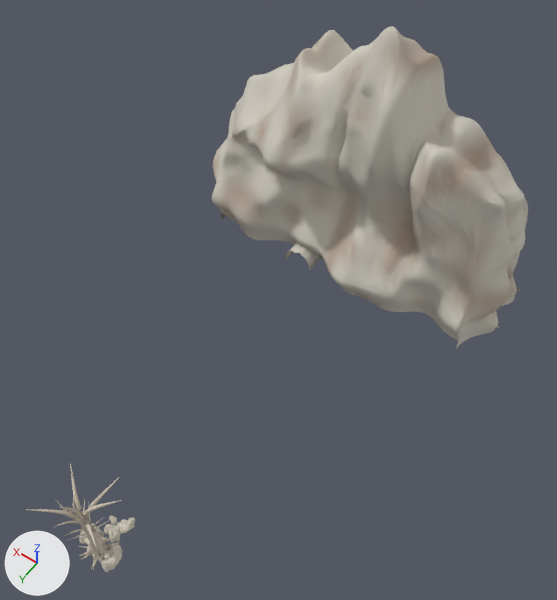
The glTF model artifacts/survivor-camp-prototype/src/assets/camp/landmarks.glb as it was, and as the next commit left it.
Camera for both pictures: a 50 mm lens placed at (-71.0, 28.5, 176.0), pointed at (-5.5, -63.2, 31.9). The axes (+X, +Y, +Z) are drawn at lower left. The lights are the same throughout. The picture after the commit comes second. Vertices at exactly the same position are counted once.

The first picture shows 'ancient-fig-wood-near', 'southern-cliff-rock-far', 'southern-cliff-rock-near' and 9 more.
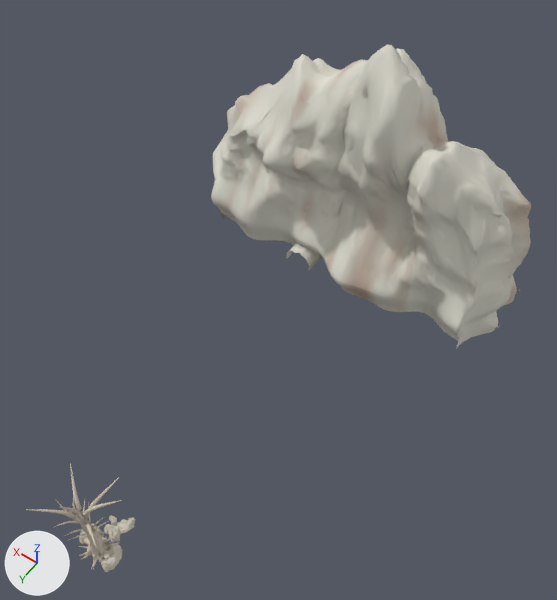
Changed parts and their boxes [x1, y1, x2, y2] in the pictures (557 x 600 px; the box of a moved part takes in the faces that stretch with it):
'southern-cliff-rock-near', reshaped, recoloured
    before: [212, 26, 528, 342]
    after: [211, 45, 531, 342]
'southern-cliff-rock-far', reshaped, recoloured
    before: [212, 29, 528, 348]
    after: [212, 44, 531, 348]
part 1 of me_southern_cliff_rock_near, moved or reshaped
    before: [212, 26, 528, 327]
    after: [211, 45, 531, 327]
part 2 of me_southern_cliff_rock_near, recoloured
    before: [212, 26, 523, 327]
    after: [211, 45, 528, 327]
part 3 of me_southern_cliff_rock_near, recoloured
    before: [217, 46, 528, 305]
    after: [217, 62, 531, 305]
part 4 of me_southern_cliff_rock_far, moved or reshaped
    before: [213, 29, 528, 327]
    after: [213, 44, 531, 327]
part 5 of me_southern_cliff_rock_far, recoloured
    before: [213, 29, 519, 327]
    after: [213, 44, 531, 327]
part 6 of me_southern_cliff_rock_far, recoloured
    before: [219, 48, 528, 306]
    after: [220, 60, 531, 306]

What changed in the scene script:
```text
Change me_southern_cliff_rock_near:
    used by ob_southern_cliff_rock_near; location = (0.0, 0.0, 0.0)
    remove me_southern_cliff_rock_near.from_pydata(...)  # 7710 vertices, 14920 faces; spans x -47.0..49.6, y -136.0..-92.5, z -4.2..76.5
    add me_southern_cliff_rock_near.from_pydata(...)  # 7710 vertices, 14920 faces; spans x -47.0..50.4, y -136.9..-92.5, z -4.2..72.0
    me_southern_cliff_rock_near part 1: 4771 of 7710 vertices moved; they spanned x -46.6..49.6, y -136.0..-93.7, z 8.8..76.5 and now span x -47.0..50.4, y -136.9..-92.9, z 8.8..72.0; mean shift (0.1, 0.2, -1.5); largest move (22.9, -125.6, 59.3) -> (25.7, -123.9, 49.5)
    me_southern_cliff_rock_near part 2: 9782 faces centred in x -46.3..49.3, y -136.0..-92.5, z -2.9..76.5 are repainted in the vertex colours; the middle colour goes from light grey #cec8bd to light grey #dcdacd
    me_southern_cliff_rock_near part 3: 3542 faces centred in x -45.6..44.7, y -136.0..-92.6, z -3.0..66.9 are repainted in the vertex colours; the middle colour goes from light grey #ccc7bb to pale yellow #cdc4b6
Change me_southern_cliff_rock_far:
    used by ob_southern_cliff_rock_far; location = (0.0, 0.0, 0.0)
    remove me_southern_cliff_rock_far.from_pydata(...)  # 3322 vertices, 6298 faces; spans x -47.0..49.2, y -136.0..-92.5, z -4.2..76.6
    add me_southern_cliff_rock_far.from_pydata(...)  # 3322 vertices, 6298 faces; spans x -47.1..50.3, y -136.9..-92.5, z -4.2..72.0
    me_southern_cliff_rock_far part 4: 1588 of 3322 vertices moved; they spanned x -46.2..49.2, y -136.0..-93.7, z 8.8..76.6 and now span x -47.1..50.3, y -136.9..-93.1, z 8.8..72.0; mean shift (0.1, 0.2, -1.6); largest move (22.1, -126.8, 59.3) -> (24.2, -125.3, 49.5)
    me_southern_cliff_rock_far part 5: 3356 faces centred in x -46.0..49.0, y -136.0..-92.7, z -2.9..76.2 are repainted in the vertex colours; the middle colour goes from light grey #cec8bd to light grey #dcd9cd
    me_southern_cliff_rock_far part 6: 1346 faces centred in x -45.5..44.3, y -136.0..-92.8, z -2.9..67.0 are repainted in the vertex colours; the middle colour goes from light grey #cbc4b8 to light grey #cbc1b3
```
